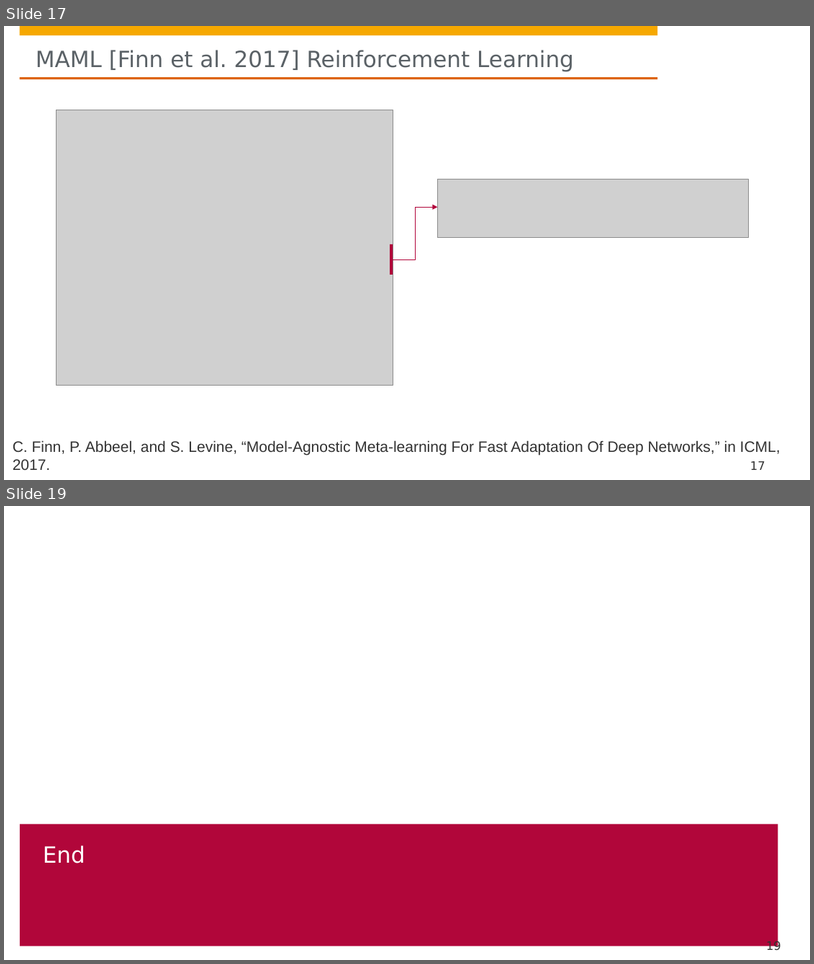
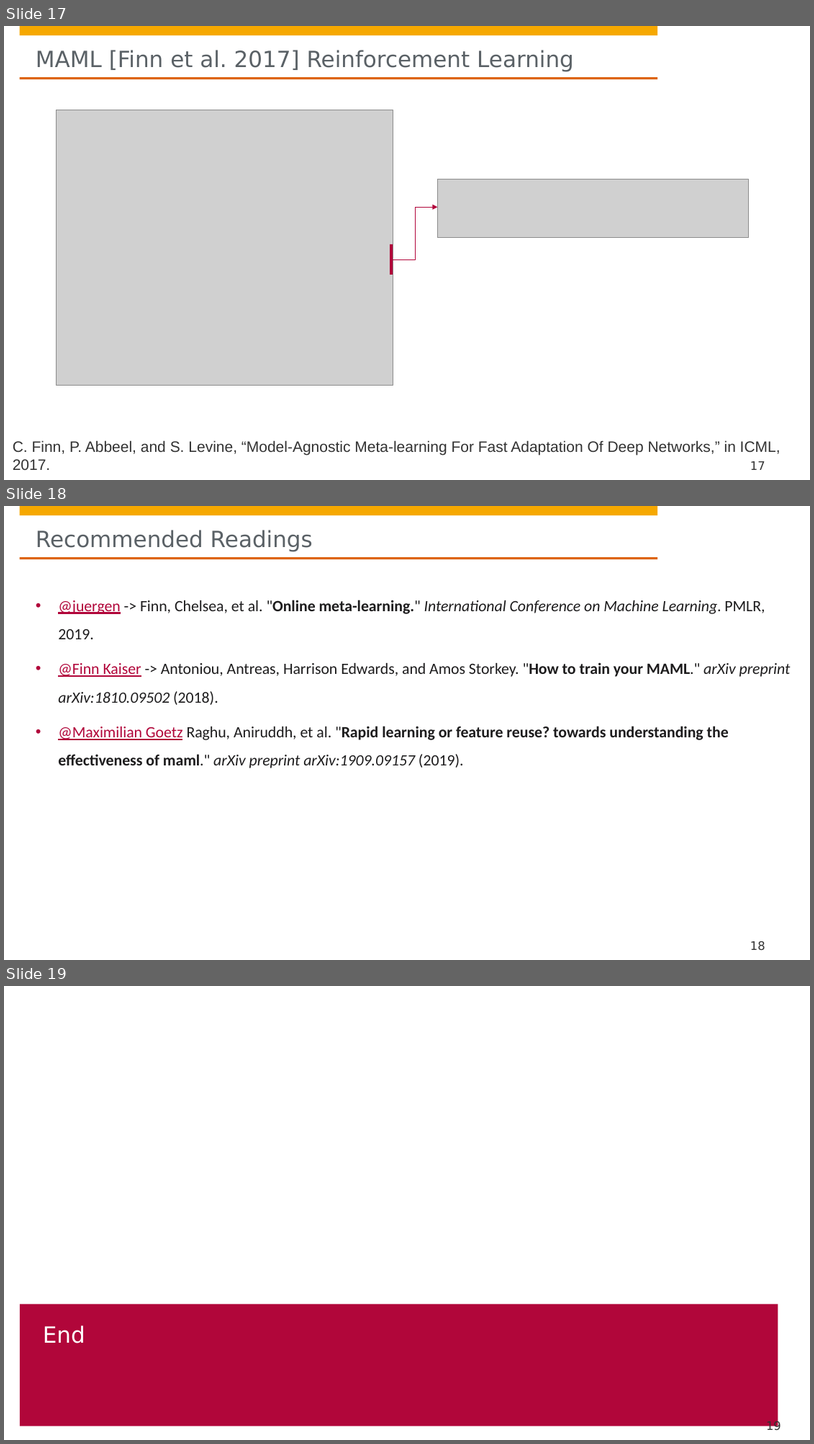
Before and after one commit to hpi-sam/Meta-Reinforcement-Learning-for-SAS, a slide deck: slides/7. Meta-Learning.pptx. Shown one above the other, each under a label of ours: slides 17 and 19 before the commit, slides 17, 18 and 19 after it; the slides between them are not shown. The pictures are 814x964 and 814x1444 pixels, drawn with LibreOffice and Linux fonts; fonts in the diff are those of the drawing; grey boxes stand for pictures; background and template pictures are left out. Boxes give left, top, right and bottom in pixels: in the first picture for what was removed or moved away, otherwise in the second. Text is boxed around its words. In the diff, an @@ line names an element or a change of style, - is before the commit and + after.

```diff
--- a/slides/7. Meta-Learning.pptx
+++ b/slides/7. Meta-Learning.pptx
@@ slide 18 added at (x1=4, y1=506, x2=810, y2=960), background #FFFFFF; not listed: 4 template elements that a slide beside it also shows @@
@@ title added at (x1=36, y1=530, x2=313, y2=552), 26.7 pt, text #5A6166 @@
+Recommended Readings
@@ text added at (x1=58, y1=600, x2=791, y2=768), 18.7 pt, text #1D1C1D @@
+• @juergen -> Finn, Chelsea, et al. "Online meta-learning." International Conference on Machine Learning. PMLR, 2019.
+• @Finn Kaiser -> Antoniou, Antreas, Harrison Edwards, and Amos Storkey. "How to train your MAML." arXiv preprint arXiv:1810.09502 (2018).
+• @Maximilian Goetz Raghu, Aniruddh, et al. "Rapid learning or feature reuse? towards understanding the effectiveness of maml." arXiv preprint arXiv:1909.09157 (2019).
@@ page number added at (x1=751, y1=941, x2=766, y2=950), 14 pt, text #323232 @@
+18
```
Also in this commit, not shown: 1 slide changed.
